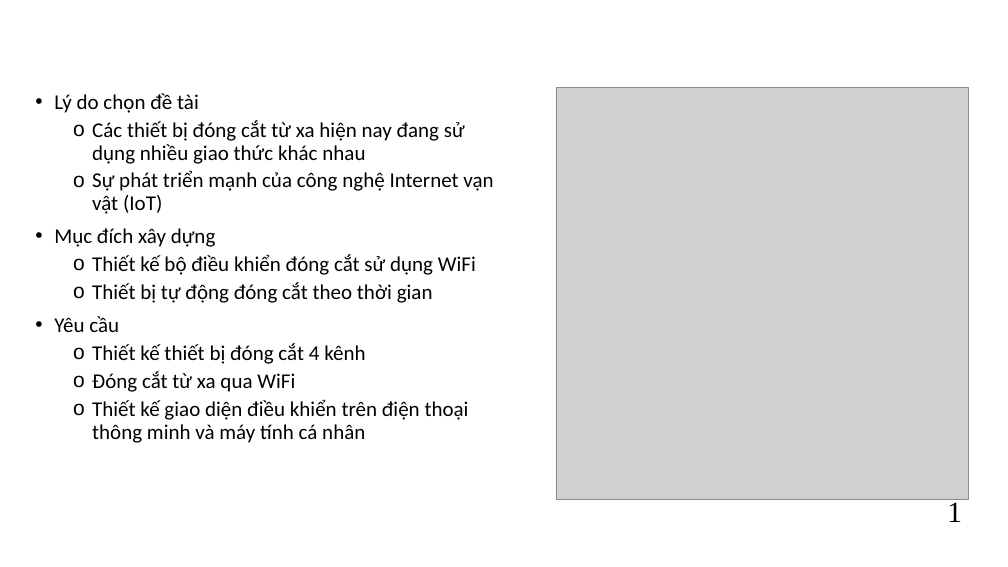
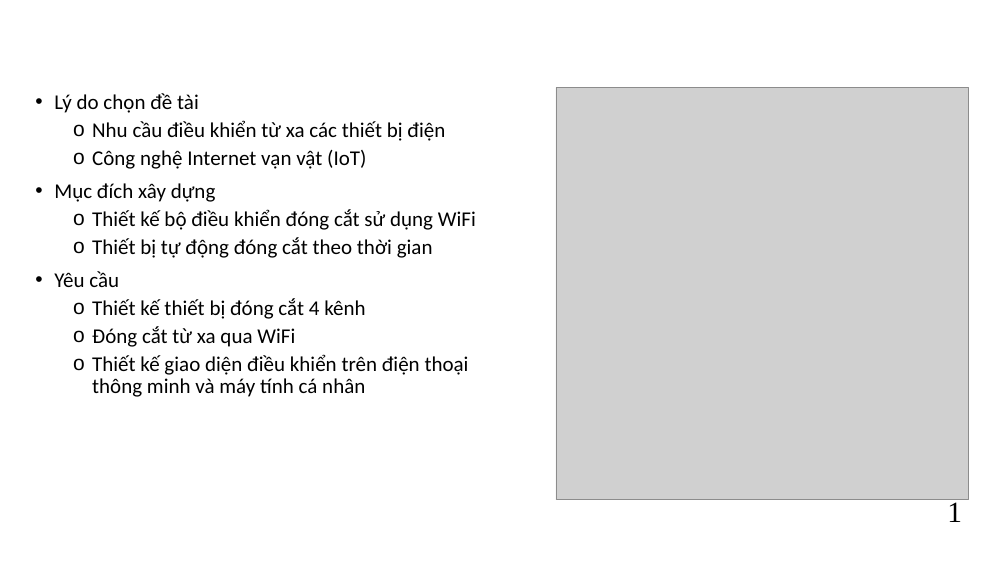
Before and after one commit to kurooroo/DATN, a slide deck: slide 4 of documents/Slide Đồ án tốt nghiệp_Nguyễn Tuấn Anh_REV1.pptx. Drawn at 1008x567 pixels with LibreOffice and Linux fonts; fonts in the diff are those of the drawing; grey boxes stand for pictures; background and template pictures are left out. Boxes give left, top, right and bottom in pixels: in the first picture for what was removed or moved away, otherwise in the second. Text is boxed around its words. In the diff, an @@ line names an element or a change of style, - is before the commit and + after.

```diff
--- a/documents/Slide Đồ án tốt nghiệp_Nguyễn Tuấn Anh_REV1.pptx
+++ b/documents/Slide Đồ án tốt nghiệp_Nguyễn Tuấn Anh_REV1.pptx
@@ text at (92,120,445,169): text changed @@
-  o Các thiết bị đóng cắt từ xa hiện nay đang sử dụng nhiều giao thức khác nhau
-  o Sự phát triển mạnh của công nghệ Internet vạn vật (IoT)
+  o Nhu cầu điều khiển từ xa các thiết bị điện
+  o Công nghệ Internet vạn vật (IoT)
```
Also in this commit, not shown: 5 other slides changed.
